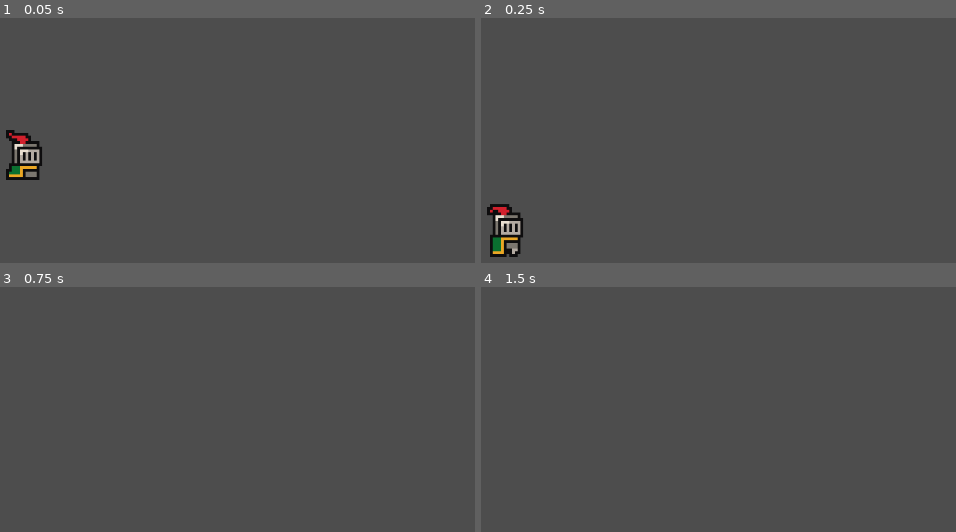
Above: before the commit, frames 1-4 (two rows, left to right).
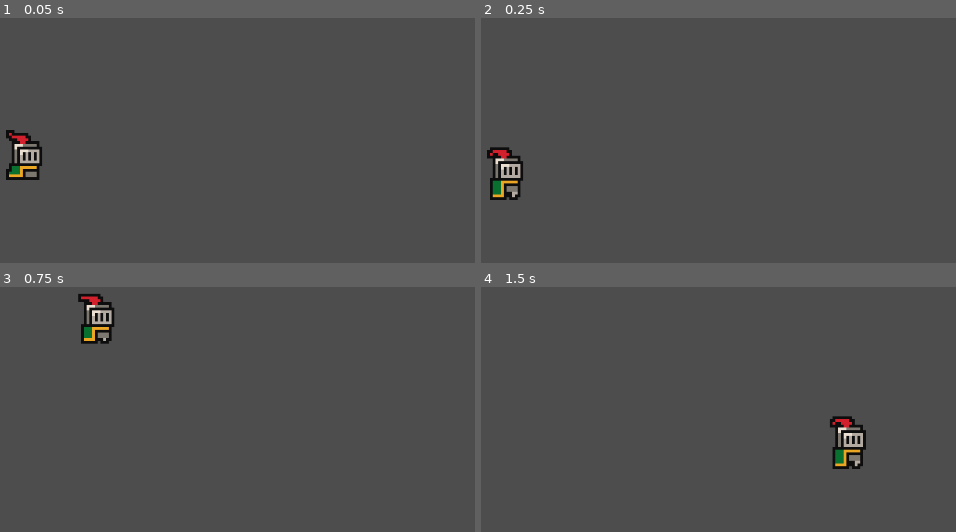
Above: after the commit, the same moments.

Repository: Zeta80/Godot-Beginner
Game: Godot game, scene res://scenes/game.tscn
Same seed, same stepped clock (60 frames per second), same inputs: the game is played once before the commit and once after it.
Inputs:
- Up to frame 1 (0.05 s): no input
- Up to frame 2 (0.25 s): no input
- Up to frame 3 (0.75 s): tap Enter (ui_accept) at 0.5 s; hold Right (ui_right) from 0.53 s (still down)
- Up to frame 4 (1.5 s): keep holding Right (ui_right); tap Enter (ui_accept) at 0.77 s

Frame 1 is identical in both runs. In frame 2, 2.5% of the frame differs, in the area x 1-9%, y 52-98%; in frame 3, 1.2%; in frame 4, 1.3%.

Commit message:
add muro invisibile

Diff:
--- a/scenes/game.tscn
+++ b/scenes/game.tscn
@@ -1,6 +1,8 @@
-[gd_scene load_steps=2 format=3 uid="uid://ciho1q7tmcimx"]
+[gd_scene load_steps=3 format=3 uid="uid://ciho1q7tmcimx"]
 
 [ext_resource type="PackedScene" uid="uid://cr1v4wt8j1jry" path="res://scenes/player.tscn" id="1_uimkl"]
+
+[sub_resource type="WorldBoundaryShape2D" id="WorldBoundaryShape2D_341d4"]
 
 [node name="Game" type="Node2D"]
 
@@ -9,3 +11,9 @@
 
 [node name="Camera2D" type="Camera2D" parent="."]
 zoom = Vector2(4, 4)
+
+[node name="StaticBody2D" type="StaticBody2D" parent="."]
+position = Vector2(2, 37)
+
+[node name="CollisionShape2D" type="CollisionShape2D" parent="StaticBody2D"]
+shape = SubResource("WorldBoundaryShape2D_341d4")
--- a/scripts/player.gd
+++ b/scripts/player.gd
@@ -1,8 +1,8 @@
 extends CharacterBody2D
 
 
-const SPEED = 300.0
-const JUMP_VELOCITY = -400.0
+const SPEED = 130.0
+const JUMP_VELOCITY = -300.0
 
 
 func _physics_process(delta: float) -> void:
